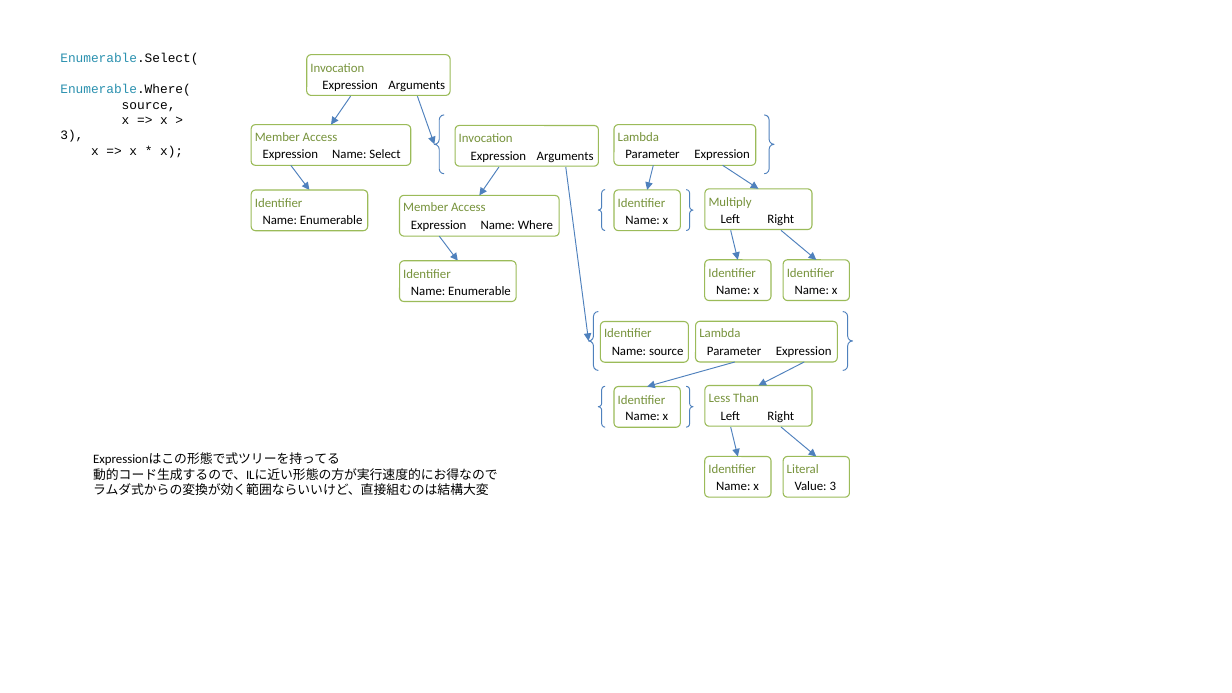
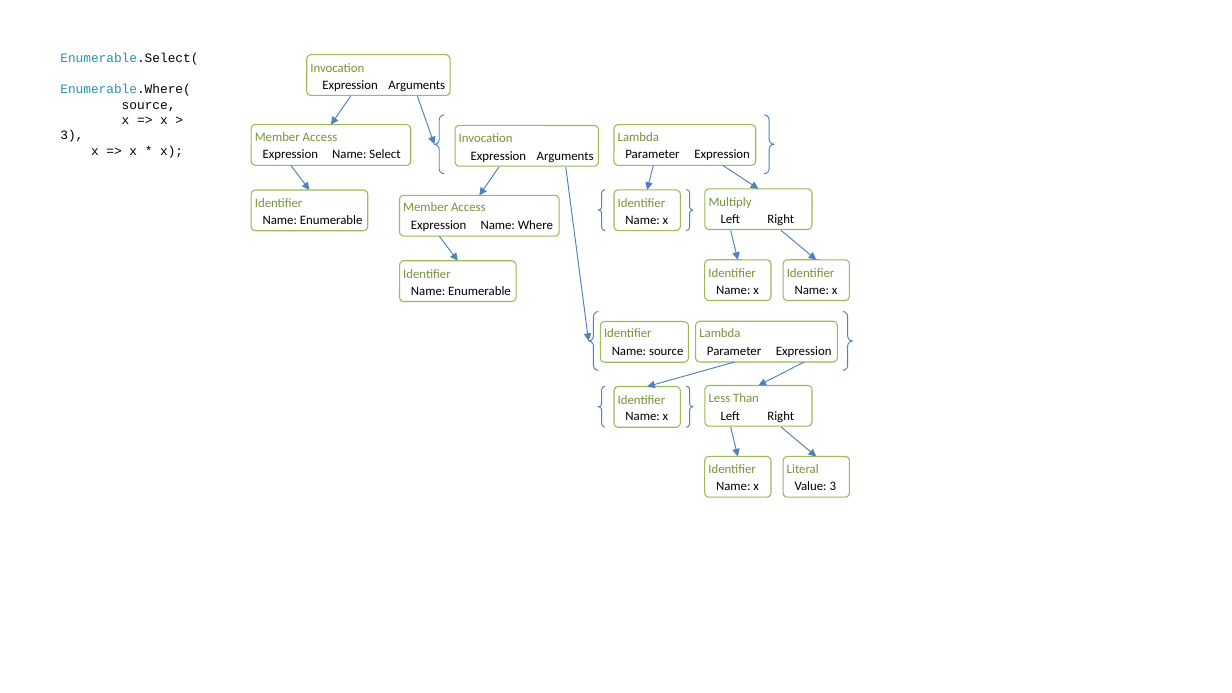
Before and after one commit to ufcpp/UfcppSample, a slide deck: slide 4 of Chapters/Dynamic/fig/ExpressionTrees.pptx. Drawn at 1232x693 pixels with LibreOffice and Linux fonts; fonts in the diff are those of the drawing. Boxes give left, top, right and bottom in pixels: in the first picture for what was removed or moved away, otherwise in the second. Text is boxed around its words. In the diff, an @@ line names an element or a change of style, - is before the commit and + after.

```diff
--- a/Chapters/Dynamic/fig/ExpressionTrees.pptx
+++ b/Chapters/Dynamic/fig/ExpressionTrees.pptx
@@ text removed at bbox=[93, 452, 497, 495] @@
-Expressionはこの形態で式ツリーを持ってる
-動的コード生成するので、ILに近い形態の方が実行速度的にお得なので
-ラムダ式からの変換が効く範囲ならいいけど、直接組むのは結構大変
```
Also in this commit, not shown: 2 slides added.
